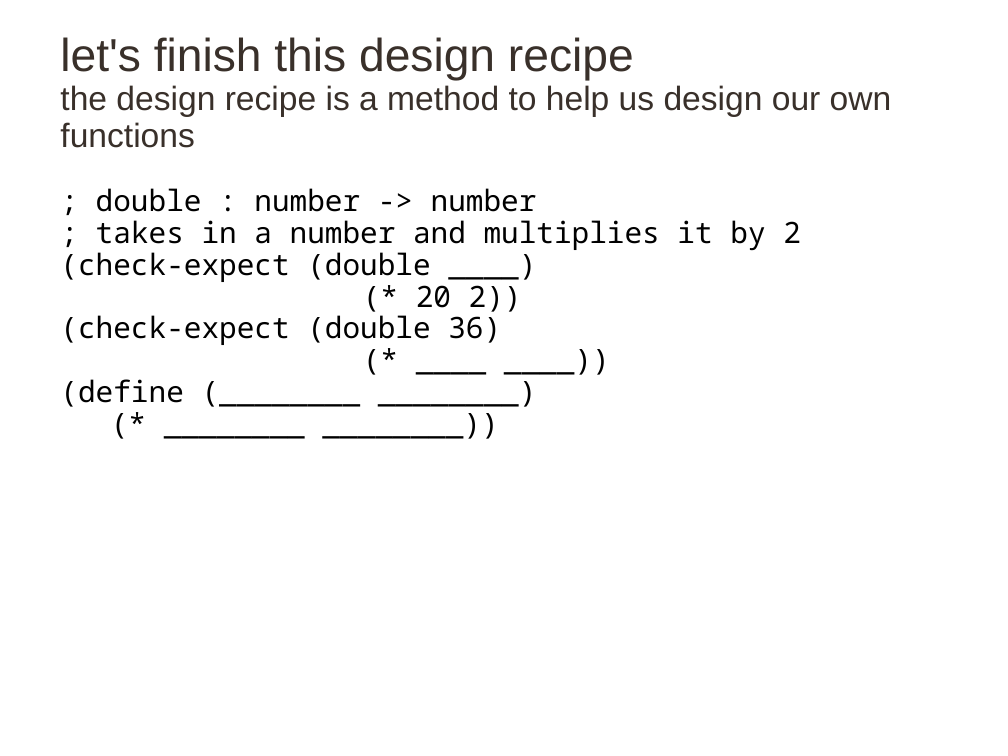
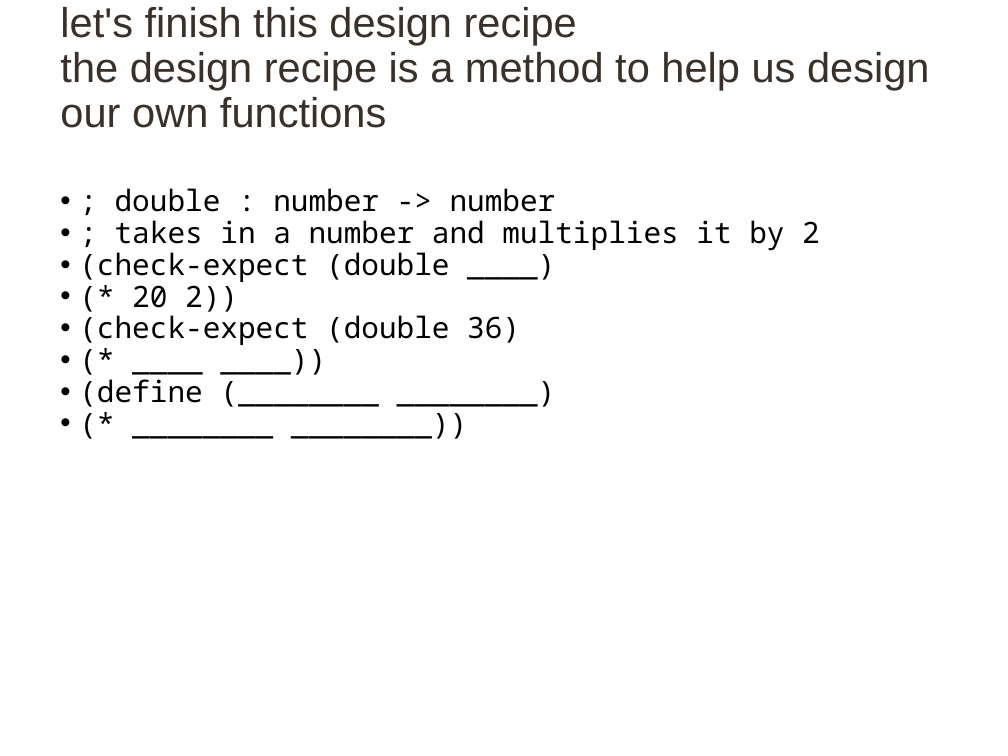
Before and after one commit to taps3/bootstrapcsp, a slide deck: slide 81 of bootstrapcsp_slidedeck.pptx (slide 82 before the commit). Drawn at 1008x756 pixels with LibreOffice and Linux fonts; fonts in the diff are those of the drawing. Boxes give left, top, right and bottom in pixels: in the first picture for what was removed or moved away, otherwise in the second. Text is boxed around its words. In the diff, an @@ line names an element or a change of style, - is before the commit and + after.

```diff
--- a/bootstrapcsp_slidedeck.pptx
+++ b/bootstrapcsp_slidedeck.pptx
@@ title "let's finish this design recipe" moved from (x1=60, y1=37, x2=892, y2=148) to (x1=60, y1=7, x2=930, y2=128) @@
@@ title "let's finish this design recipe" at (x1=60, y1=7, x2=930, y2=128): size 33 to 29.7 pt in "let's finish this design recipe"; size 24 to 29.7 pt in "the design recipe is a method to ..."; vertical alignment middle to bottom @@
@@ text "; double : number -> ..." at (x1=79, y1=188, x2=820, y2=407): bullet none to • @@
```
Also in this commit, not shown: 148 other slides changed, 1 slide added, 2 slides removed, 15 other files.
